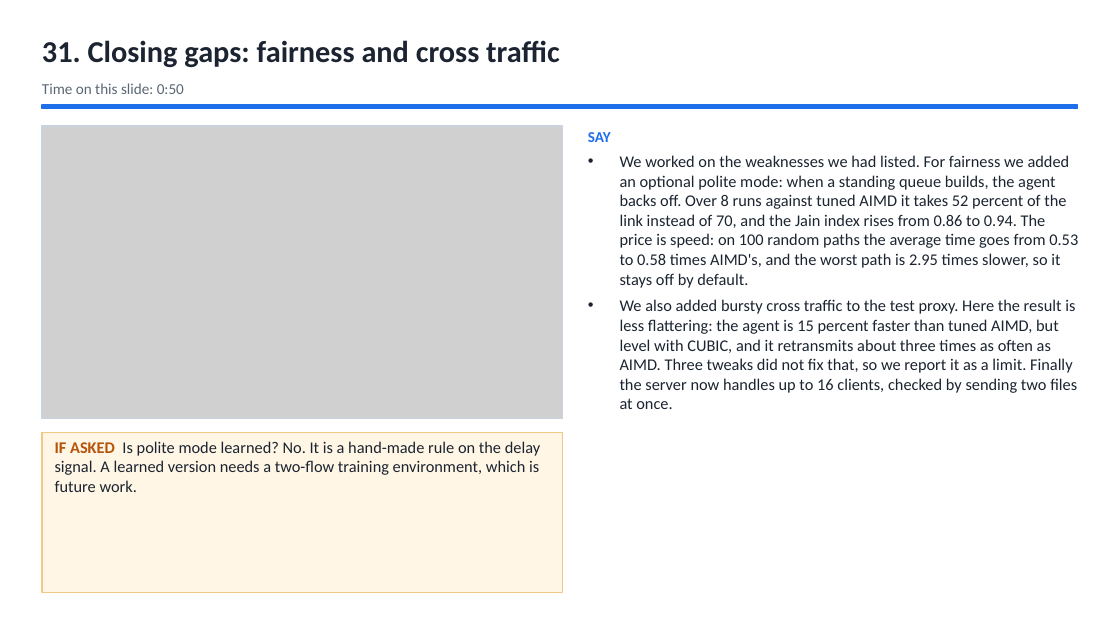
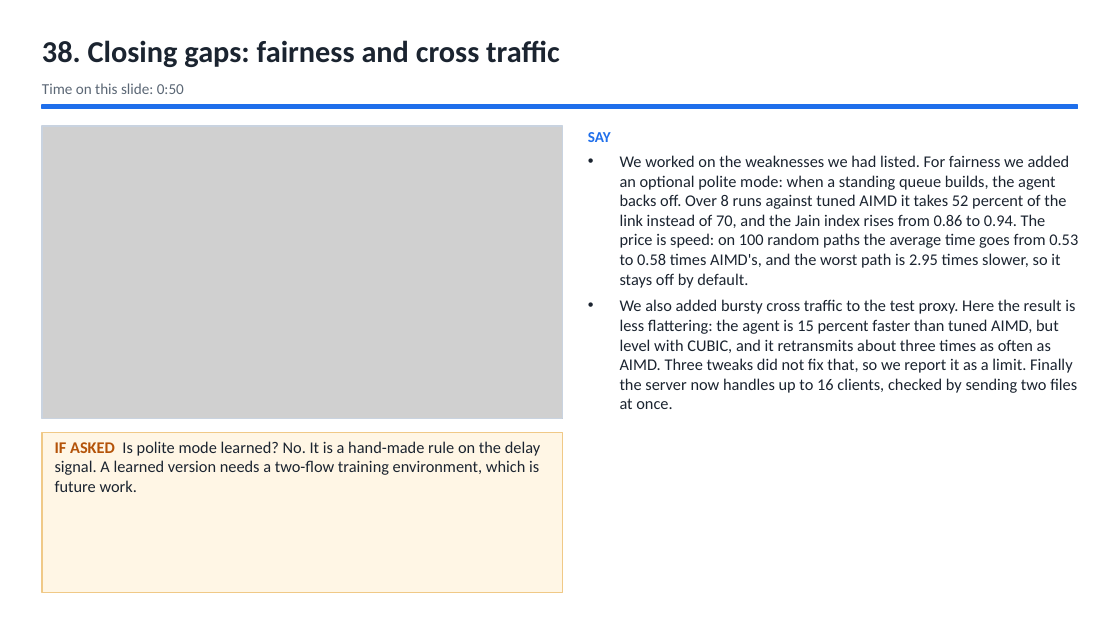
Before and after one commit to Capsturrrr/REPLIC, a slide deck: slide 40 of docs/final/RUDP_Host_Guide.pptx (slide 33 before the commit). Drawn at 1120x630 pixels with LibreOffice and Linux fonts; fonts in the diff are those of the drawing; grey boxes stand for pictures. Boxes give left, top, right and bottom in pixels: in the first picture for what was removed or moved away, otherwise in the second. Text is boxed around its words. In the diff, an @@ line names an element or a change of style, - is before the commit and + after.

```diff
--- a/docs/final/RUDP_Host_Guide.pptx
+++ b/docs/final/RUDP_Host_Guide.pptx
@@ text at <box>42,40,560,67</box>: text changed @@
-31. Closing gaps: fairness and cross traffic
+38. Closing gaps: fairness and cross traffic
```
Also in this commit, not shown: 36 other slides changed, 3 slides added, 6 other files.
